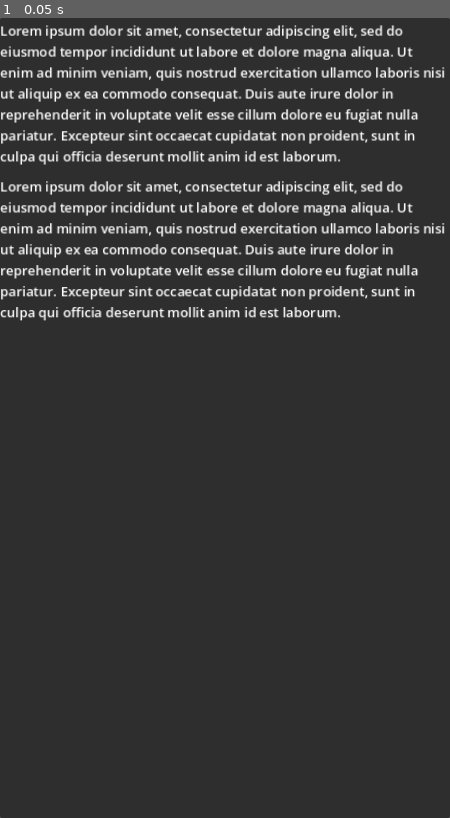
Above: before the commit, frame 1.
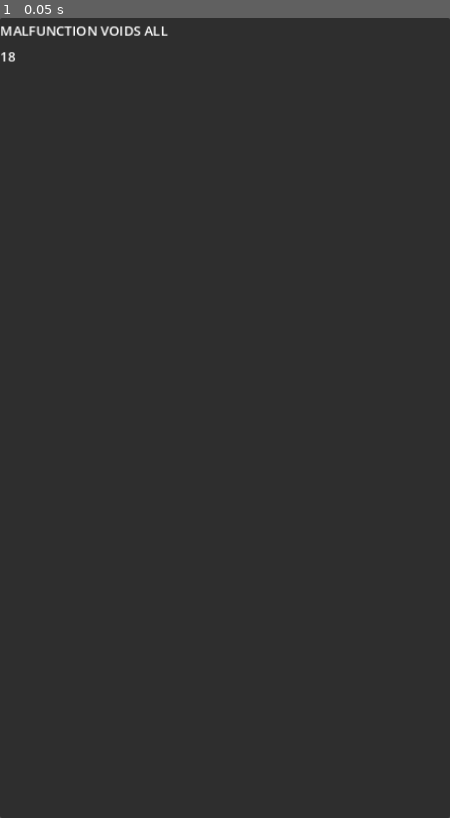
Above: after the commit, the same moment.

Repository: TheGreen0ne/poll_hit_on_me_godot
Game: Godot game, scene res://ui.tscn
The game is run twice, just before and just after one commit, with the same random seed, the same clock (stepped at 60 frames per second) and the same inputs.
Inputs:
- Up to frame 1 (0.05 s): no input

The runs differ from the first frame. In frame 1, 9.2% of the frame differs, in the area x 0-99%, y 0-38%.
Error in both runs: Cannot call method 'get_width' on a null value. (res://downscaling_texture_rect.gd:17)

Commit message:
update images nd labels

Diff:
--- a/ui.tscn
+++ b/ui.tscn
@@ -26,6 +26,7 @@
 
 [node name="loader" type="Node" parent="PanelContainer/background"]
 script = ExtResource("4_dkh7q")
+texture_file = "~/workspace/godot/game_godot_mg/textures/mg_background_blur.png"
 
 [node name="ScrollContainer" type="ScrollContainer" parent="."]
 layout_mode = 1
@@ -51,11 +52,11 @@
 
 [node name="loader" type="Node" parent="ScrollContainer/VBoxContainer/VBoxContainer/TextureRect"]
 script = ExtResource("4_dkh7q")
-texture_file = "~/workspace/ui_fph/graphic/1280x720/fph_sym_1.png"
+texture_file = "~/workspace/ui_mg/graphic/1280x720/theme1/skin/skin4/mg_logo.png"
 
 [node name="Label" type="Label" parent="ScrollContainer/VBoxContainer/VBoxContainer"]
 layout_mode = 2
-text = "Lorem ipsum dolor sit amet, consectetur adipiscing elit, sed do eiusmod tempor incididunt ut labore et dolore magna aliqua. Ut enim ad minim veniam, quis nostrud exercitation ullamco laboris nisi ut aliquip ex ea commodo consequat. Duis aute irure dolor in reprehenderit in voluptate velit esse cillum dolore eu fugiat nulla pariatur. Excepteur sint occaecat cupidatat non proident, sunt in culpa qui officia deserunt mollit anim id est laborum."
+text = "MALFUNCTION VOIDS ALL"
 autowrap_mode = 3
 
 [node name="VBoxContainer2" type="VBoxContainer" parent="ScrollContainer/VBoxContainer"]
@@ -69,9 +70,9 @@
 
 [node name="loader" type="Node" parent="ScrollContainer/VBoxContainer/VBoxContainer2/TextureRect"]
 script = ExtResource("4_dkh7q")
-texture_file = "~/workspace/ui_fph/graphic/1280x720/fph_grt.png"
+texture_file = "~/workspace/godot/game_godot_mg_theme1/tmp_debug/Selectionscreen_18_games.png"
 
 [node name="Label" type="Label" parent="ScrollContainer/VBoxContainer/VBoxContainer2"]
 layout_mode = 2
-text = "Lorem ipsum dolor sit amet, consectetur adipiscing elit, sed do eiusmod tempor incididunt ut labore et dolore magna aliqua. Ut enim ad minim veniam, quis nostrud exercitation ullamco laboris nisi ut aliquip ex ea commodo consequat. Duis aute irure dolor in reprehenderit in voluptate velit esse cillum dolore eu fugiat nulla pariatur. Excepteur sint occaecat cupidatat non proident, sunt in culpa qui officia deserunt mollit anim id est laborum."
+text = "18"
 autowrap_mode = 3
